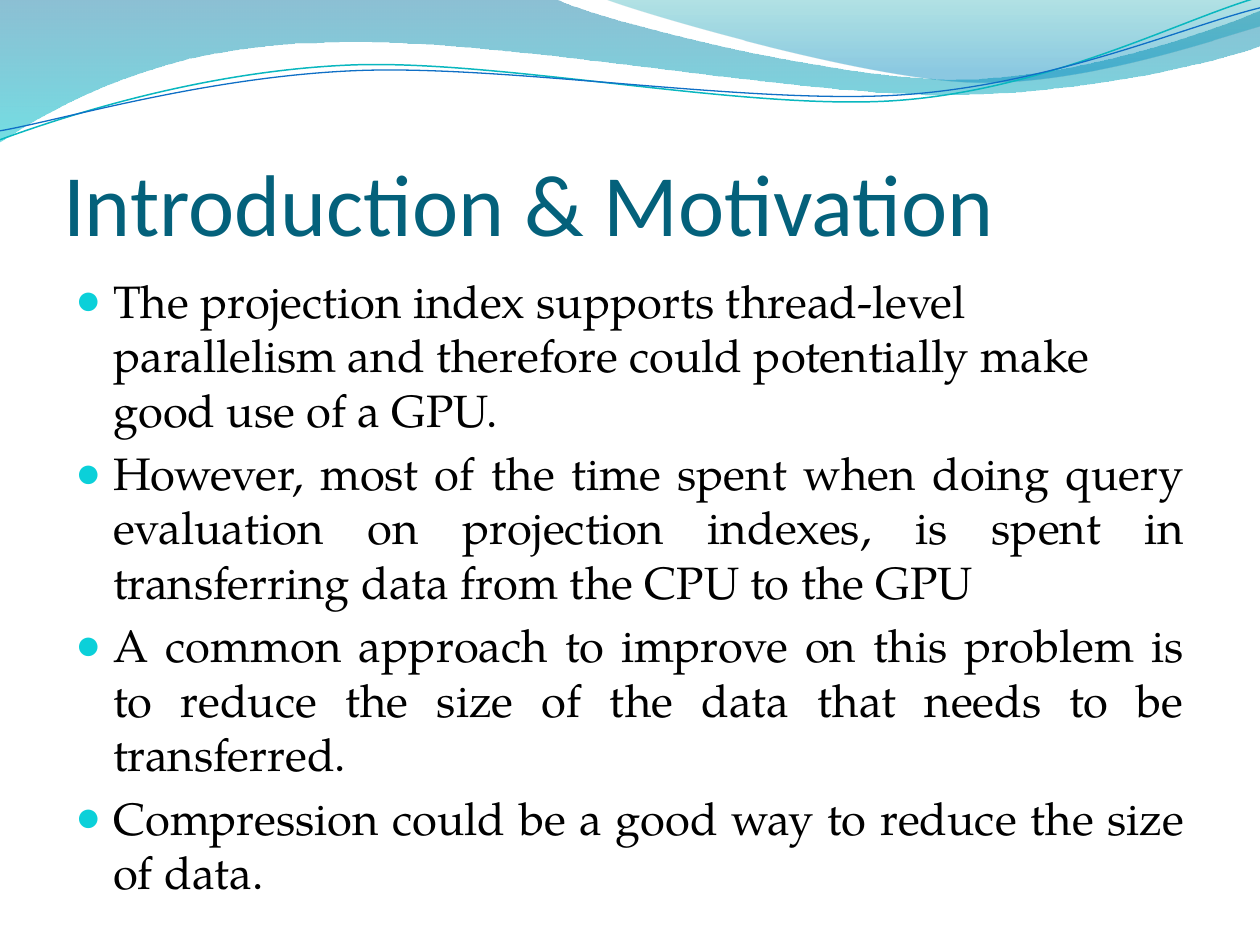
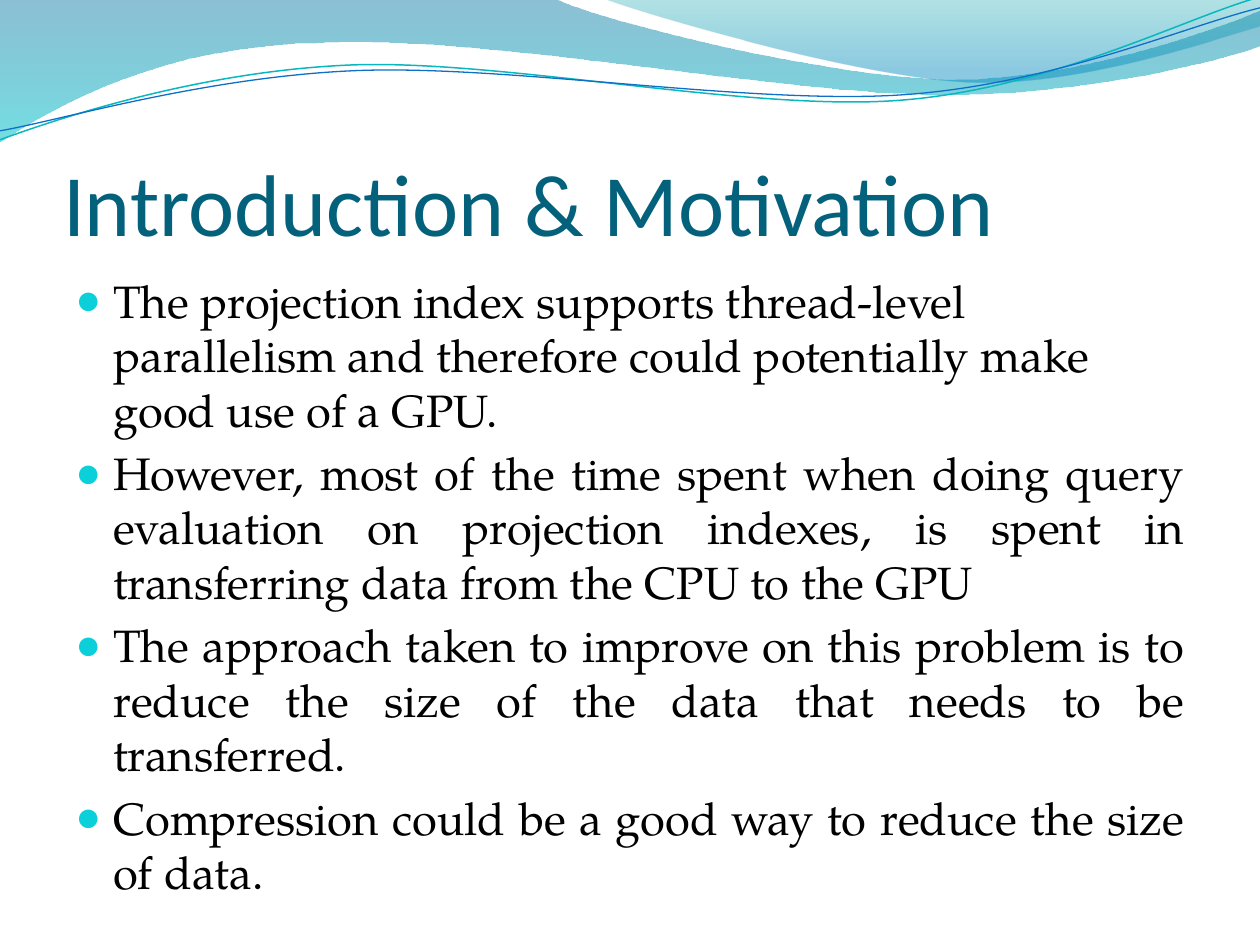
Before and after one commit to edvelezg/unb-pdp2, a slide deck: slide 3 of Project/InterimPresentation.pptx (slide 2 before the commit). Drawn at 1260x945 pixels with LibreOffice and Linux fonts; fonts in the diff are those of the drawing; background and template pictures are left out. Boxes give left, top, right and bottom in pixels: in the first picture for what was removed or moved away, otherwise in the second. Text is boxed around its words. In the diff, an @@ line names an element or a change of style, - is before the commit and + after.

```diff
--- a/Project/InterimPresentation.pptx
+++ b/Project/InterimPresentation.pptx
@@ text at [113, 629, 1184, 772]: text changed @@
-● A common approach to improve on this problem is to reduce the size of the data that needs to be transferred.
+● The approach taken to improve on this problem is to reduce the size of the data that needs to be transferred.
```
Also in this commit, not shown: 5 other slides changed, 13 slides added, 2 slides removed.
